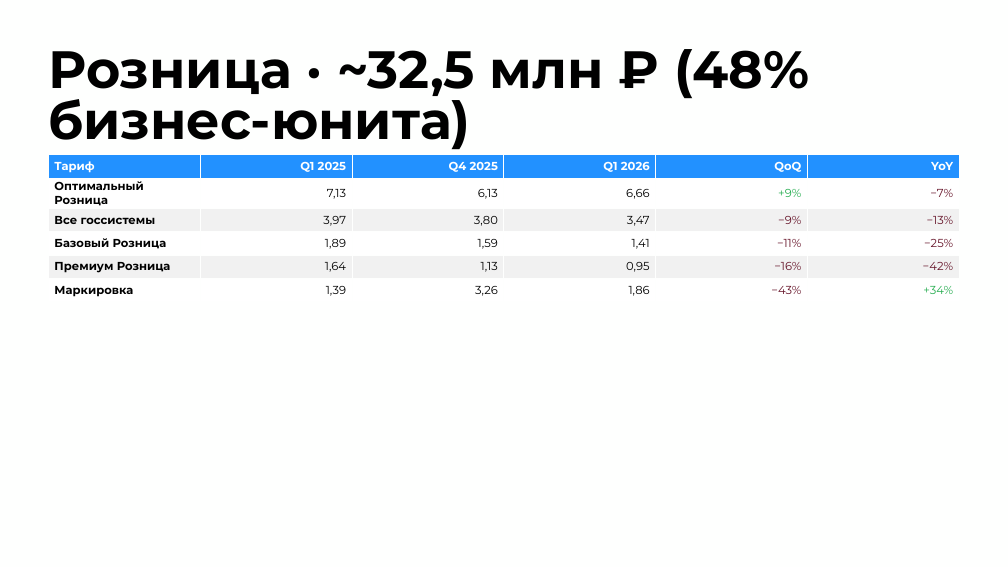
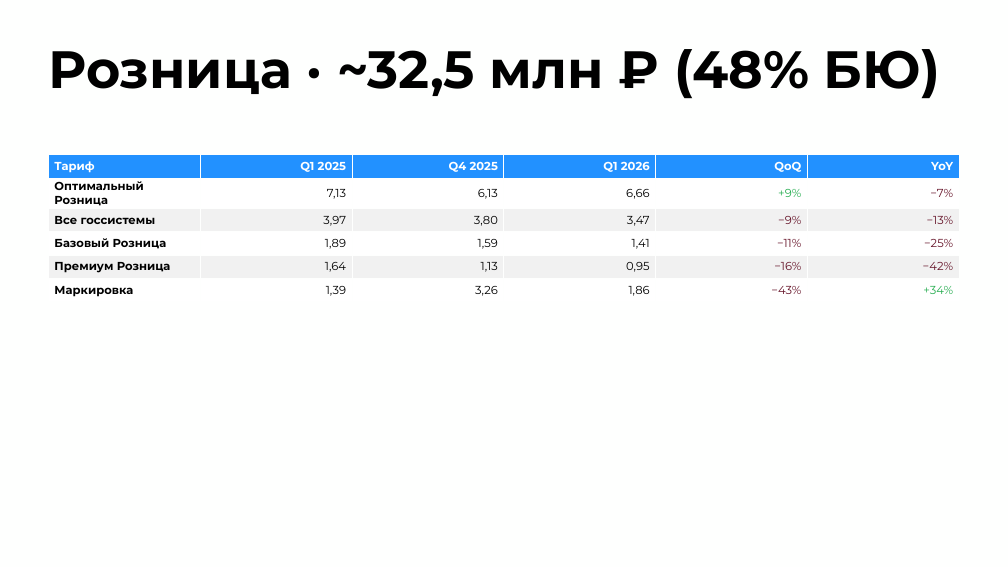
Before and after one commit to burbonivanovich-oss/google-presentation, a slide deck: slide 6 of Итоги Q1 2026 — Контур.pptx (slide 5 before the commit). Drawn at 1008x567 pixels with LibreOffice and Linux fonts; fonts in the diff are those of the drawing. Boxes give left, top, right and bottom in pixels: in the first picture for what was removed or moved away, otherwise in the second. Text is boxed around its words. In the diff, an @@ line names an element or a change of style, - is before the commit and + after.

```diff
--- a/Итоги Q1 2026 — Контур.pptx
+++ b/Итоги Q1 2026 — Контур.pptx
@@ title at (49, 49, 940, 99): text changed @@
-Розница · ~32,5 млн ₽ (48% бизнес-юнита)
+Розница · ~32,5 млн ₽ (48% БЮ)
```
Also in this commit, not shown: 5 other slides changed, 10 slides added, 1 other file.
